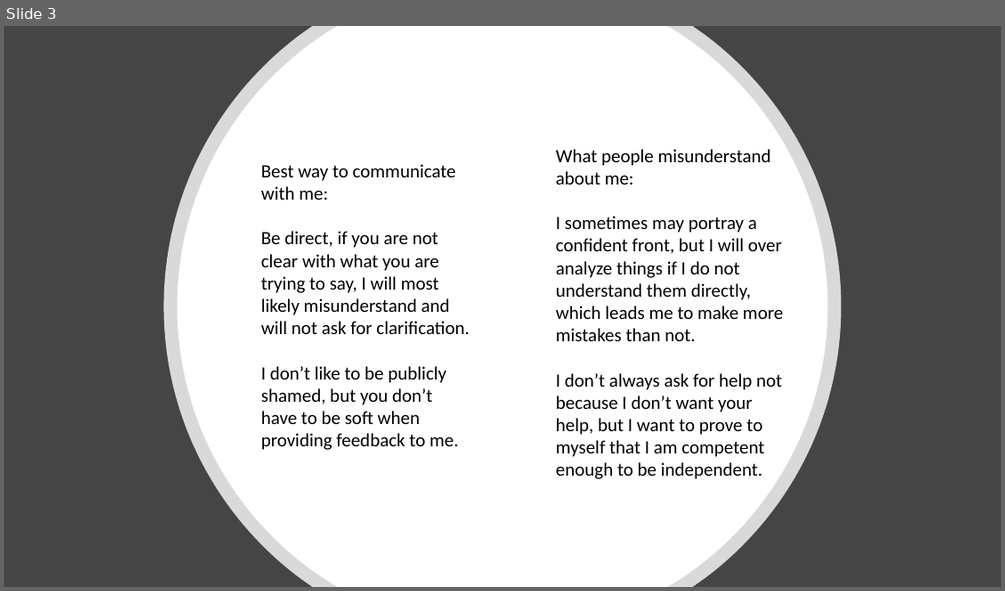
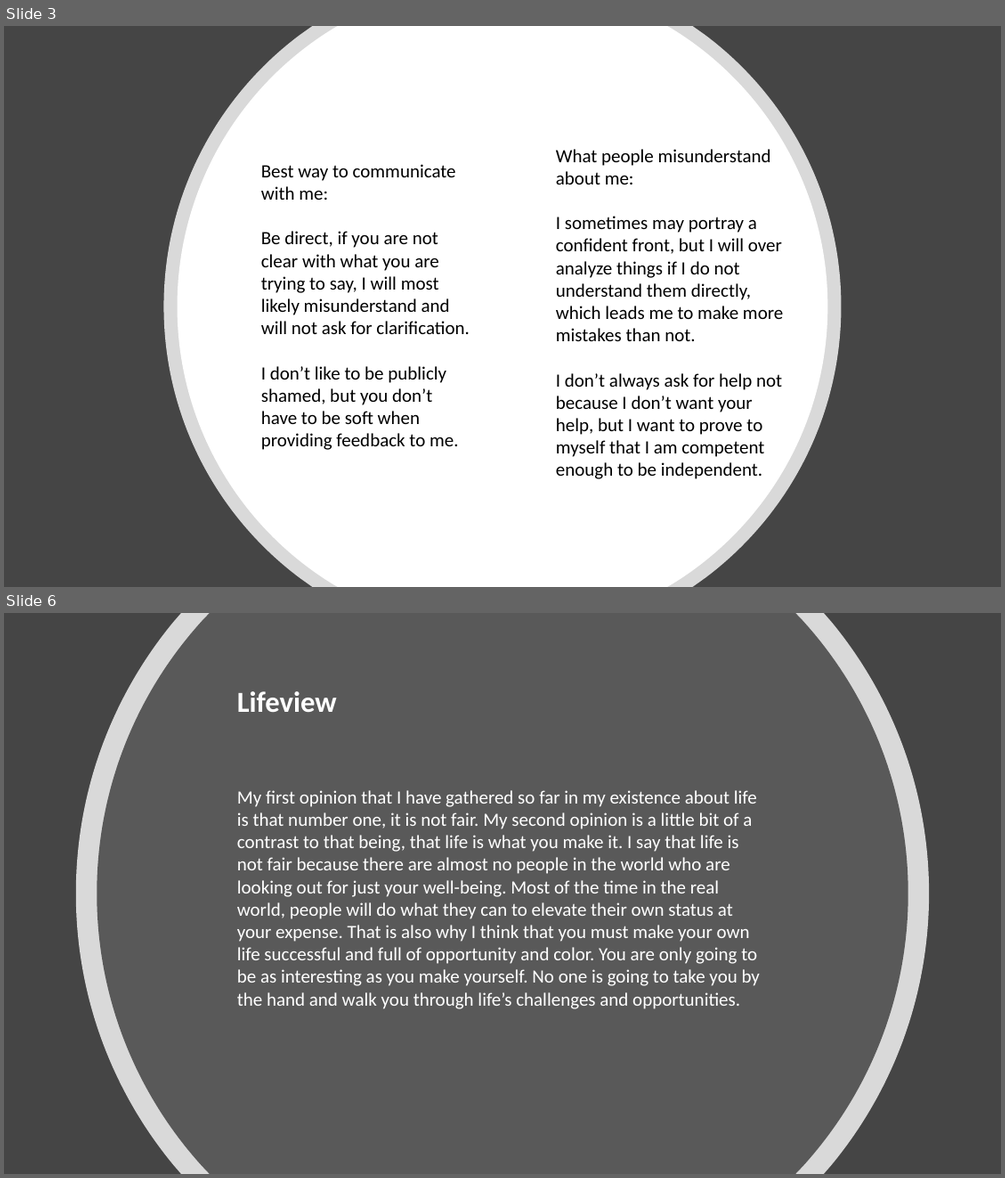
Before and after one commit to garrettstanger/CSE170, a slide deck: User Manual.pptx. Shown one above the other, each under a label of ours: slide 3 before the commit, slides 3 and 6 after it; the slides between them are not shown. The pictures are 1005x591 and 1005x1178 pixels, drawn with LibreOffice and Linux fonts; fonts in the diff are those of the drawing. Boxes give left, top, right and bottom in pixels: in the first picture for what was removed or moved away, otherwise in the second. Text is boxed around its words. In the diff, an @@ line names an element or a change of style, - is before the commit and + after.

```diff
--- a/User Manual.pptx
+++ b/User Manual.pptx
@@ slide 6 added at bbox=[4, 613, 1001, 1174], background #454545 @@
@@ freeform shape added at bbox=[76, 613, 929, 1174], fill #FFFFFF at 80% opacity @@
@@ freeform shape added at bbox=[97, 613, 908, 1174], fill #595959 @@
@@ text added at bbox=[237, 691, 337, 712], 28 pt, text #FFFFFF, bold @@
+Lifeview
@@ text added at bbox=[237, 790, 760, 1009], 18 pt, text #FFFFFF @@
+My first opinion that I have gathered so far in my existence about life is that number one, it is not fair. My second opinion is a little bit of a contrast to that being, that life is what you make it. I say that life is not fair because there are almost no people in the world who are looking out for just your well-being. Most of the time in the real world, people will do what they can to elevate their own status at your expense. That is also why I think that you must make your own life successful and full of opportunity and color. You are only going to be as interesting as you make yourself. No one is going to take you by the hand and walk you through life’s challenges and opportunities.
```
Also in this commit, not shown: 9 other slides added.
